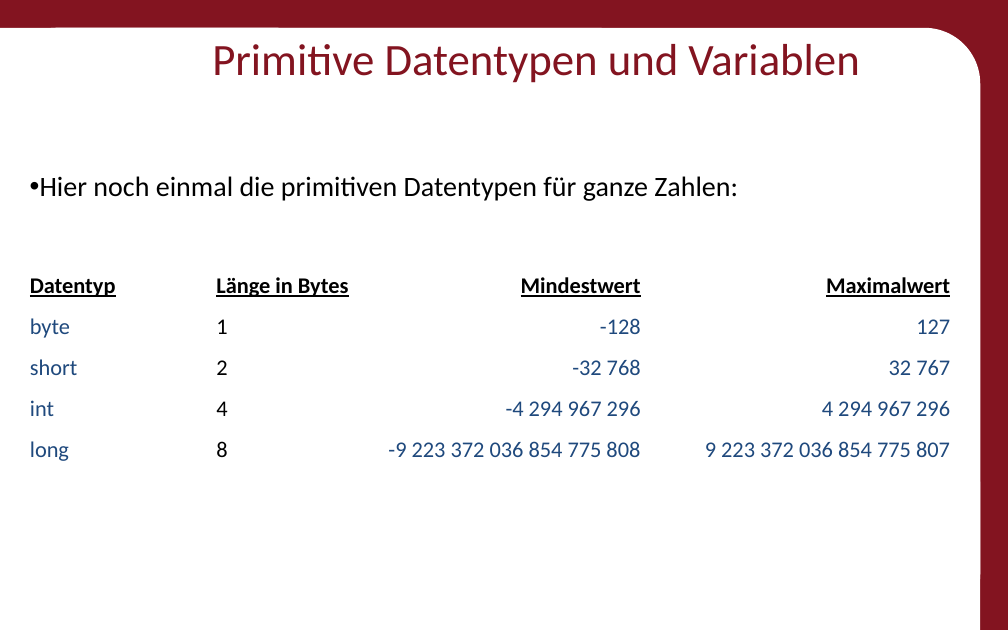
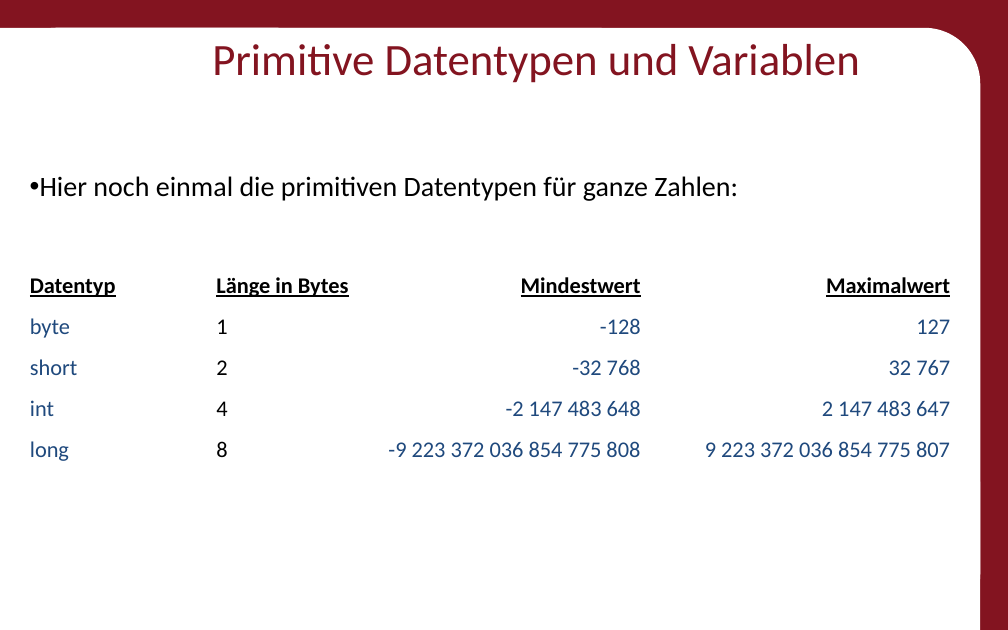
Before and after one commit to Roboscope/java-with-nao, a slide deck: slide 18 of Präsentationen/Anfänger - Java mit NAO.pptx. Drawn at 1008x630 pixels with LibreOffice and Linux fonts; fonts in the diff are those of the drawing; background and template pictures are left out. Boxes give left, top, right and bottom in pixels: in the first picture for what was removed or moved away, otherwise in the second. Text is boxed around its words. In the diff, an @@ line names an element or a change of style, - is before the commit and + after.

```diff
--- a/Präsentationen/Anfänger - Java mit NAO.pptx
+++ b/Präsentationen/Anfänger - Java mit NAO.pptx
@@ table at bbox=[20, 267, 961, 472] @@
-row 4, column 3: -4 294 967 296
+row 4, column 3: -2 147 483 648
-row 4, column 4: 4 294 967 296
+row 4, column 4: 2 147 483 647
```
Also in this commit, not shown: 1 other slide changed, 9 other files.
